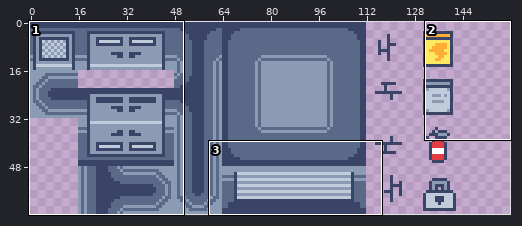
Two versions of one pixel-art file, TimeCrime/Assets/Graphics/Tilesets/TutorialGarage/TutorialGarageAseFile.aseprite. Above, an overview of the earlier version with the close-up marked.
Close-up. First the earlier version:
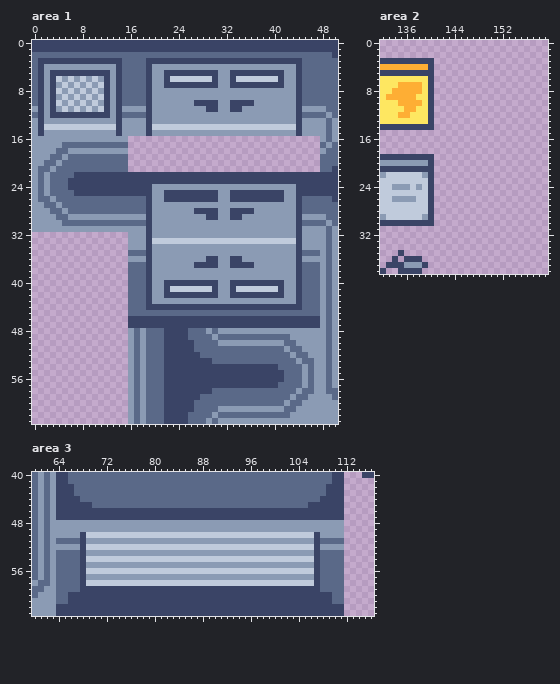
160x64 pixels, 1 frame. Shown: area 1: x 0..50, y 0..63; area 2: x 132..159, y 0..38; area 3: x 60..116, y 40..63. The old version is drawn lined up with the new one.
The result:
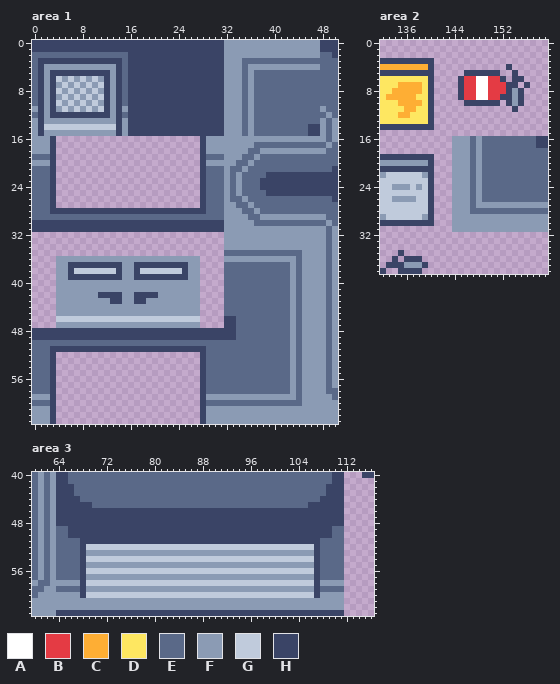
Palette (. is transparent): A #ffffff  B #e43b44  C #feae34  D #fee761  E #5a6988  F #8b9bb4  G #c0cbdc  H #3a4466
The exact change:
whole drawing moved by -16,+0 (the old picture is shown already moved)
Changed rows in their new state; - is an unchanged pixel.
Area 1:
first column x 0:
 0 --------------------------------FFFFFFFFFFFFFFFF
 1 --------------------------------FFFFFFFFFFFFFFFF
 2 ----------------HHHHHHHHHHHHHHHHFFFFFFFFFFFFFFFF
 3 ----------------HHH-------------FFFEEEEEEEEEE---
 4 ----------------HHH-HHHHHHHHHHHH---E--------FFFF
 5 ----------------HHH-HH---------H-FFEFEEEEEEEE---
 6 ----------------HHH-HH-HHHHHHH-H-FFEFEEEEEEEE---
 7 ----------------HHH-HH---------H-FFEFEEEEEEEE---
 8 ----------------HHH-HHHHHHHHHHHH---E-EEEEEEEE---
 9 ----------------HHH-HHHHHHHHHHHH---E-EEEEEEEE---
10 ----------------HHH-HHHHHHH----H-FFEFEEEEEEEE---
11 ----------------HHH-HHHHHHHHH--H-FFE-EEEEEEEEEEE
12 ----------------HHH-HHHHHHHHHHHH---E-EEEEEEEE---
13 ----------------HHH-HHHHHHHHHHHH---E-EEEEEEEEEEE
14 ----------------HHH-HHHHHHHHHHHHFFFEFEEEEEEEEEHH
15 ----------------HHH-HHHHHHHHHHHH---E-EEEEEEEEEHH
16 ---H............------------HFFFFFFFFFFFFFFFFFFF
17 ---H............------------HFFFFFFFFEEEEEEEEEEE
18 ---H............------------HFFFFFFFEEFFFFFFFFFF
19 EEEH............------------HEEEFFFEEFEEEEEEEEEE
20 --FH............------------HFFFFFEEFEEEEEEEEEEE
21 E--H............------------HEEEFEEFEEEEEEEEEEEE
22 E-EH........................-EEEFEFEEEE---------
23 E-EH........................-EEEFEFEEE----------
24 E-EH........................HEEE-E-EEEHHHHHH----
25 E-EH........................-EEE-EFEEEE---HH----
26 E--H........................-EEE-EEFEEEEEEEEE---
27 EE-H........................HEEE--EE-EEEEEEEE---
28 EEEHHHHHHHHHHHHHHHH-HHHHHHH--EEE-FFEE-EEEEEEE---
29 EEEE--EEEEEEEEEEEEEEEEEEEEEEEEEE-FF-EE------F---
30 HHHHHHHHHHHHHHHHHHH-HHHHHHHHHHHH-----EEEEEEEE---
31 HHHHHHHHHHHHHHHHHHH-HHHHHHHHHHHH------------F---
32 ----------------................------------F---
33 ----------------................FFFFFFFFFFFFF---
34 ----------------................------------F---
35 ----------------................EEEEEEEEEEEEEFFF
36 ----FFFFFFFFFFFF---F--------....-FF---------E---
37 ----FFHHHHHHHHHFFHH-HHHHHH-F....EEEEEEEEEEE-EFFF
38 ----FFHGGGGGGGHFFHGGGGGGGH--....EEEEEEEEEEE-EFFF
39 ----FFHHHHHHHHHFFHH-HHHHHH--....EEEEEEEEEEE-EFFF
40 ----FFFFFFFFFFFFFFFF--FFFFFF....EEEEEEEEEEE-EFFF
41 ----FFFFFFFFFFFFFFFF--FFFFFF....EEEEEEEEEEE-EFFF
42 ----FFFFFFFHHHHFFHH-H-FFFFFF....EEEEEEEEEEE-EFFF
43 ----FFFFFFFFFHHFFHHF--------....EEEEEEEEEEE-EFFF
44 ----FFFFFFFFFFFFFFFFFFFFFFFF....EEEEEEEEEEEFEFFF
45 ----FFFFFFFFFFFFFFFFFFFFFFFF....-----------F-FFF
46 ----GGGGGGGGGGGGGGGGGGGGGGGG....--EEEEEEEEEFEFFF
47 ----FFFFFFFFFFFFFFFFFFFFFFFF....--EEEEEEEEEFEFFF
48 HHHHHHHHHHHHHHHHHHHHHH----HHHHHHHHEEEEEEEEE-E---
49 HHHHHHHHHHHHHHHHHHHHHH----HHHHHHHH----------E---
50 EEEEEEEEEEEEEEEEE-E---EEEEE----EEEEEEEEEEE-FE---
51 EEEHHHHHHHHHHHHHHHHHHH-----HH-------------EF----
52 EEEH------------............H----------------F--
53 EEEH------------............-E-------------FEFF-
54 EEEH------------............-EEEEEEEEEEEE--F--F-
55 EEEH------------............-EEEEEEEEEEEEE-F--F-
56 EEEH------------............-EEEEEEEEEEEEE-F--F-
57 EEEH------------............-EEEEEEEEEEEE--F--F-
58 EEEH------------............-E-------------FEFF-
59 FFFH------------............HFFFFFFFFFFFFFF--F--
60 EEEH------------............H-------------E-----
61 FFFH------------............HFF-----------FF----
62 FFFH------------............HF-FFFFFFFFFFFF-----
63 FFFH------------............H-F-----------------
Area 2:
first column x 145:
 4 --------H---
 5 -HHHHHH--H--
 6 HBBAABBH-HH-
 7 HBBAABBBHH-H
 8 HBBAABBBHFH-
 9 HBBAABBHHFH-
10 -HHHHHH-HFH-
11 ---------H--
first column x 144:
16 FFFEFEEEEEEEEEHH
17 FFFEFEEEEEEEEEHH
18 FFFEFEEEEEEEEEEE
19 FFFEFEEEEEEEEEEE
20 FFFEFEEEEEEEEEEE
21 FFFEFEEEEEEEEEEE
22 FFFEFEEEEEEEEEEE
23 FFFEFEEEEEEEEEEE
24 FFFEFEEEEEEEEEEE
25 FFFEFEEEEEEEEEEE
26 FFFEFEEEEEEEEEEE
27 FFFEFFFFFFFFFFFF
28 FFFEEEEEEEEEEEEE
29 FFFFFFFFFFFFFFFF
30 FFFFFFFFFFFFFFFF
31 FFFFFFFFFFFFFFFF
Area 3:
first column x 64:
48 HHHHHHHHHHHHHHHHHHHHHHHHHHHHHHHHHHHHHHHHHHHHHHHH
49 EEHHHHHHHHHHHHHHHHHHHHHHHHHHHHHHHHHHHHHHHHHHHHEE
50 EEHH-HHHHHHHHHHHHHHHHHHHHHHHHHHHHHHHHHHHHHH-HHEE
51 -----HHHHHHHHHHHHHHHHHHHHHHHHHHHHHHHHHHHHHH-----
52 EEEE----------------------------------------EEEE
first column x 64:
58 FFFF----------------------------------------FFFF
59 -----FFFFFFFFFFFFFFFFFFFFFFFFFFFFFFFFFFFFFF-----
60 FFFF-GGGGGGGGGGGGGGGGGGGGGGGGGGGGGGGGGGGGGG-FFFF
61 FFFFFFFFFFFFFFFFFFFFFFFFFFFFFFFFFFFFFFFFFFFFFFFF
62 FFFFFFFFFFFFFFFFFFFFFFFFFFFFFFFFFFFFFFFFFFFFFFFF
Pixel boxes of the changes (left, top, right, bottom) in both close-ups:
changed: (32, 40, 320, 424)
added: (458, 64, 530, 112)
added: (452, 136, 548, 232)
changed: (56, 520, 344, 550)
changed: (56, 580, 344, 610)
